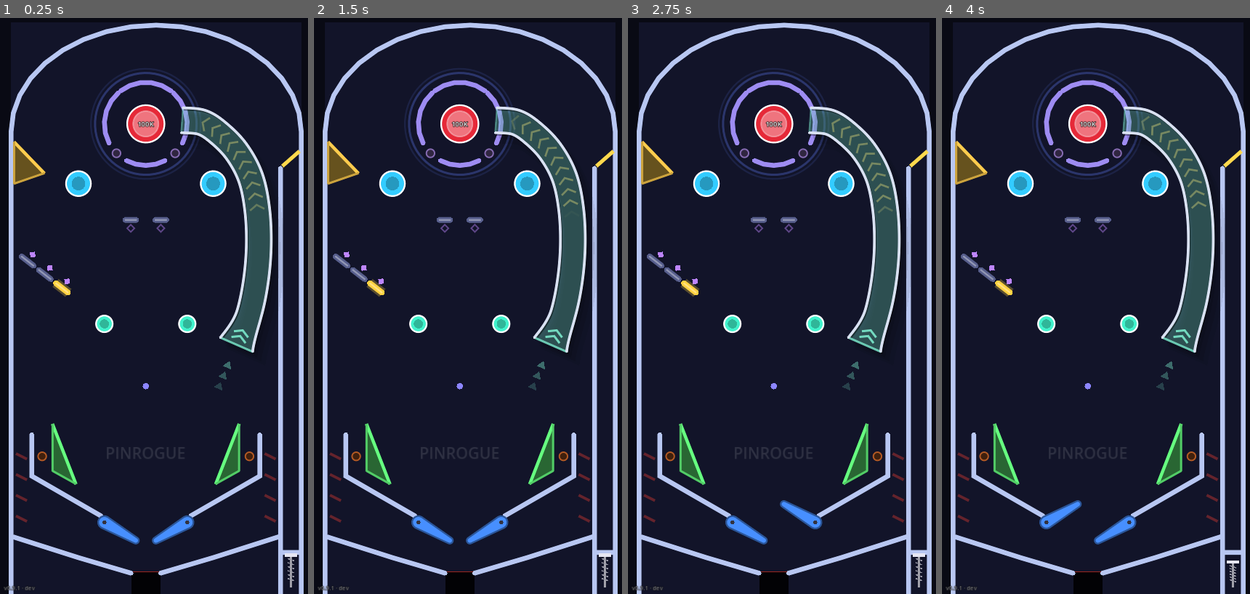
Above: before the commit, frames 1-4 (left to right).
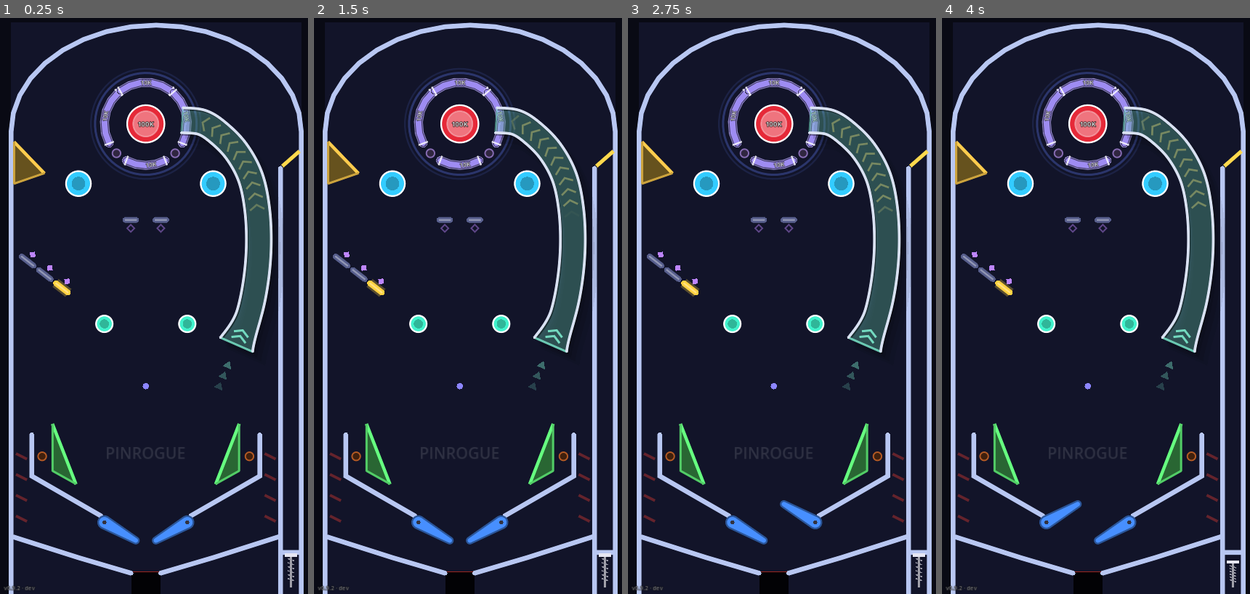
Above: after the commit, the same moments.

Repository: sessaregoAldo/PinRogue
Game: Godot game, scene res://scenes/levels/level_fortress.tscn
Same seed, same stepped clock (60 frames per second), same inputs: the game is played once before the commit and once after it. This scene is started directly instead of the project's main scene.
Inputs (mouse positions are in pixels of both pictures, inside the frame that each line leads up to):
- Up to frame 1 (0.25 s): no input
- Up to frame 2 (1.5 s): tap Enter (ui_accept) at 0.5, 0.77 s; move the mouse to (538, 271) at 0.52 s; hold M (flipper_right) 0.53-1.25 s; hold Space (launch) 0.53-1.25 s; click (538, 271) at 0.67 s; drag from (406, 334) to (474, 162) at 1.27 s
- Up to frame 3 (2.75 s): move the mouse to (815, 173) at 2.02 s; hold M (flipper_right) from 2.03 s (still down); tap 2 at 2.1 s
- Up to frame 4 (4 s): release M (flipper_right) at 2.75 s; drag from (1083, 421) to (1049, 138) at 2.77 s; move the mouse to (1191, 392) at 3.52 s; hold Z (flipper_left) from 3.53 s (still down); hold Space (launch) from 3.53 s (still down); tap Enter (ui_accept) at 3.77 s

The runs differ from the first frame. In frame 1, 0.8% of the frame differs, in the area x 5-63%, y 10-100%; in frame 2, 0.8%; in frame 3, 0.8%; in frame 4, 0.8%.

Commit message:
v0.9.2: visible HP bars on the Fortress wall sections
Each breakable section is drawn as a bordered bar that keeps its full size;
a colored fill inside thins across the bar's width as HP drops, the HP is
written along the bar ("10K", "2.5K"), and white end caps mark where one
section stops and the next begins. Sections are 14 px thick so the text
fits; the gates stay about 33 px wide. Added GameManager.format_short()
for compact numbers, shared with the boss dial.

Co-Authored-By: Claude Opus 5.5 <noreply@anthropic.com>

Diff:
--- a/build_info.cfg
+++ b/build_info.cfg
@@ -1,2 +1,2 @@
 [build]
-time="2026-11-08 20:05 UTC"
+time="2026-11-08 20:17 UTC"
--- a/project.godot
+++ b/project.godot
@@ -11,7 +11,7 @@
 [application]
 
 config/name="PinRogue"
-config/version="0.9.1"
+config/version="0.9.2"
 run/main_scene="res://scenes/main_menu.tscn"
 config/features=PackedStringArray("4.3", "GL Compatibility")
 
--- a/scenes/levels/level_fortress.tscn
+++ b/scenes/levels/level_fortress.tscn
@@ -27,24 +27,28 @@
 script = ExtResource("10_break")
 points = PackedVector2Array(317.6, 285.6, 299.4, 292.6, 280, 295, 260.6, 292.6, 242.4, 285.6)
 bounce = 0.5
+thickness = 14.0
 color = Color(0.62, 0.55, 0.95, 1)
 
 [node name="FortressTopLeft" type="StaticBody2D" parent="Walls"]
 script = ExtResource("10_break")
 points = PackedVector2Array(209.4, 252.6, 201.9, 232.5, 200.1, 211.1, 204, 190, 213.4, 170.7, 227.5, 154.6)
 bounce = 0.5
+thickness = 14.0
 color = Color(0.62, 0.55, 0.95, 1)
 
 [node name="FortressTopMid" type="StaticBody2D" parent="Walls"]
 script = ExtResource("10_break")
 points = PackedVector2Array(230.7, 152, 249, 141.3, 269.4, 135.7, 290.6, 135.7, 311, 141.3, 329.3, 152)
 bounce = 0.5
+thickness = 14.0
 color = Color(0.62, 0.55, 0.95, 1)
 
 [node name="FortressTopRight" type="StaticBody2D" parent="Walls"]
 script = ExtResource("10_break")
 points = PackedVector2Array(332.5, 154.6, 346.6, 170.7, 356, 190, 359.9, 211.1, 358.1, 232.5, 350.6, 252.6)
 bounce = 0.5
+thickness = 14.0
 color = Color(0.62, 0.55, 0.95, 1)
 
 [node name="GateLeft" type="Area2D" parent="Rollovers"]
--- a/scripts/boss_bumper.gd
+++ b/scripts/boss_bumper.gd
@@ -95,7 +95,7 @@
 
 	if show_hp_number:
 		var font := ThemeDB.fallback_font
-		var text := _short_number(hp)
+		var text := GameManager.format_short(hp) if not Engine.is_editor_hint() else _short_number(hp)
 		var pos := Vector2(-r, 5)
 		draw_string_outline(font, pos, text, HORIZONTAL_ALIGNMENT_CENTER, r * 2.0, 13, 4, Color(0, 0, 0, 0.9))
 		draw_string(font, pos, text, HORIZONTAL_ALIGNMENT_CENTER, r * 2.0, 13, Color.WHITE)
--- a/scripts/breakable_wall.gd
+++ b/scripts/breakable_wall.gd
@@ -130,20 +130,45 @@
 		for i in range(points.size() - 1):
 			draw_dashed_line(points[i], points[i + 1], Color(color, 0.15 + 0.35 * progress), 2.0, 6.0)
 		return
-	var ratio := float(hp) / float(max_hp) if not Engine.is_editor_hint() else 1.0
-	var c := color.lerp(Color(0.85, 0.2, 0.3), 1.0 - ratio).lerp(Color.WHITE, _flash * 0.6)
-	draw_polyline(points, c, thickness, true)
+	var ratio := clampf(float(hp) / float(max_hp), 0.0, 1.0) if not Engine.is_editor_hint() else 1.0
+
+	# Casing: the section's full size, always drawn, so the bar keeps its place.
+	var border := Color(color.lightened(0.2), 0.75)
+	draw_polyline(points, border, thickness + 2.0, true)
 	for p in points:
-		draw_circle(p, thickness * 0.5, c)
-	# Cracks appear as it weakens.
-	if ratio < 0.67:
-		var mid := int(points.size() / 2.0)
-		var a := points[mid]
-		var b := points[mini(mid + 1, points.size() - 1)]
-		var n := (b - a).orthogonal().normalized() * thickness * 0.5
-		draw_line(a - n, a + n * 0.3 + (b - a) * 0.3, Color(0, 0, 0, 0.6), 1.5)
-	if ratio < 0.34:
-		var a2 := points[1]
-		var b2 := points[mini(2, points.size() - 1)]
-		var n2 := (b2 - a2).orthogonal().normalized() * thickness * 0.5
-		draw_line(a2 + n2, a2 - n2 * 0.3 + (b2 - a2) * 0.4, Color(0, 0, 0, 0.6), 1.5)
+		draw_circle(p, thickness * 0.5 + 1.0, border)
+	var casing := color.darkened(0.6)
+	draw_polyline(points, casing, thickness - 1.0, true)
+	for p in points:
+		draw_circle(p, thickness * 0.5 - 0.5, casing)
+
+	# Health fill: thins across the bar's width as HP drops (centered in the casing).
+	var fill_w := maxf(1.5, (thickness - 4.0) * ratio)
+	var fill := color.lerp(Color(0.95, 0.25, 0.35), 1.0 - ratio).lerp(Color.WHITE, _flash * 0.6)
+	draw_polyline(points, fill, fill_w, true)
+	for p in points:
+		draw_circle(p, fill_w * 0.5, fill)
+
+	# End caps mark where one section stops and the next begins.
+	for end in [[points[0], points[1]], [points[points.size() - 1], points[points.size() - 2]]]:
+		var p0: Vector2 = end[0]
+		var dir: Vector2 = ((end[1] as Vector2) - p0).normalized()
+		var side: Vector2 = dir.orthogonal() * (thickness * 0.5 + 2.0)
+		draw_line(p0 - side, p0 + side, Color(1, 1, 1, 0.8), 2.0, true)
+
+	# HP written along the middle of the bar, kept upright.
+	var mid := int(points.size() / 2.0)
+	var a := points[maxi(mid - 1, 0)]
+	var b := points[mid]
+	var angle := (b - a).angle()
+	if angle > PI * 0.5 or angle < -PI * 0.5:
+		angle += PI
+	var text := GameManager.format_short(hp) if not Engine.is_editor_hint() else "HP"
+	var font := ThemeDB.fallback_font
+	var font_size := 11
+	var width := font.get_string_size(text, HORIZONTAL_ALIGNMENT_LEFT, -1, font_size).x
+	draw_set_transform((a + b) * 0.5, angle)
+	var pos := Vector2(-width * 0.5, font_size * 0.35)
+	draw_string_outline(font, pos, text, HORIZONTAL_ALIGNMENT_LEFT, -1, font_size, 3, Color(0, 0, 0, 0.85))
+	draw_string(font, pos, text, HORIZONTAL_ALIGNMENT_LEFT, -1, font_size, Color.WHITE)
+	draw_set_transform(Vector2.ZERO, 0.0)
--- a/scripts/game_manager.gd
+++ b/scripts/game_manager.gd
@@ -280,3 +280,22 @@
 ## Seconds left on the Ball Saver for the current ball (0 = not protected).
 func ball_save_remaining() -> float:
 	return _save_timer
+
+
+## Compact number for small labels: 950 -> "950", 69900 -> "69.9K", 1250000 -> "1.25M".
+func format_short(n: int) -> String:
+	var a := absi(n)
+	var prefix := "-" if n < 0 else ""
+	if a >= 1000000000:
+		return prefix + _trim_decimals(a / 1000000000.0) + "B"
+	if a >= 1000000:
+		return prefix + _trim_decimals(a / 1000000.0) + "M"
+	if a >= 1000:
+		return prefix + _trim_decimals(a / 1000.0) + "K"
+	return str(n)
+
+
+func _trim_decimals(v: float) -> String:
+	if v >= 100.0:
+		return str(int(v))
+	return String.num(v, 1 if v >= 10.0 else 2)
Not shown, changed: docs/index.pck
